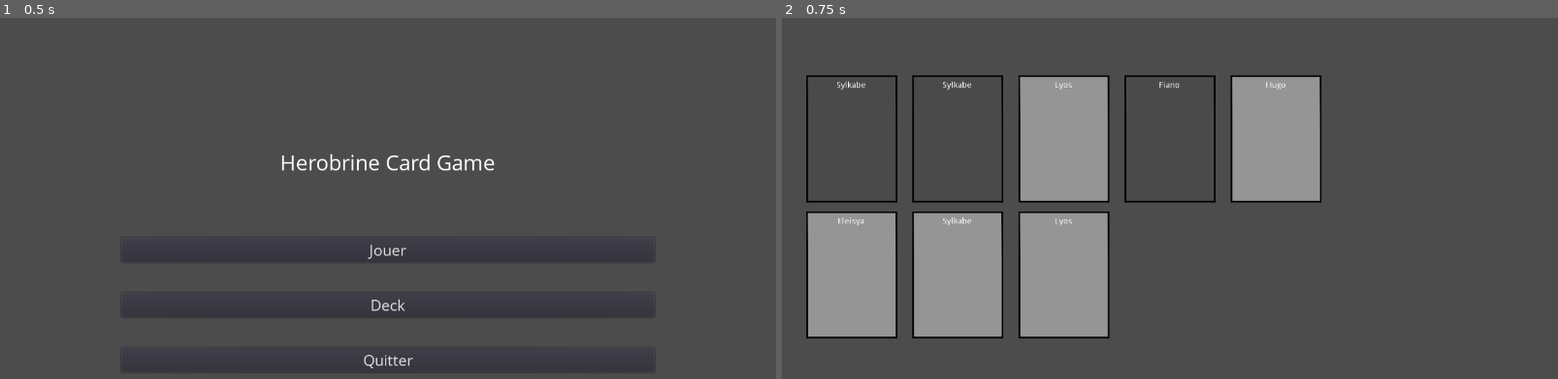
Above: before the commit, frames 1-2 (left to right).
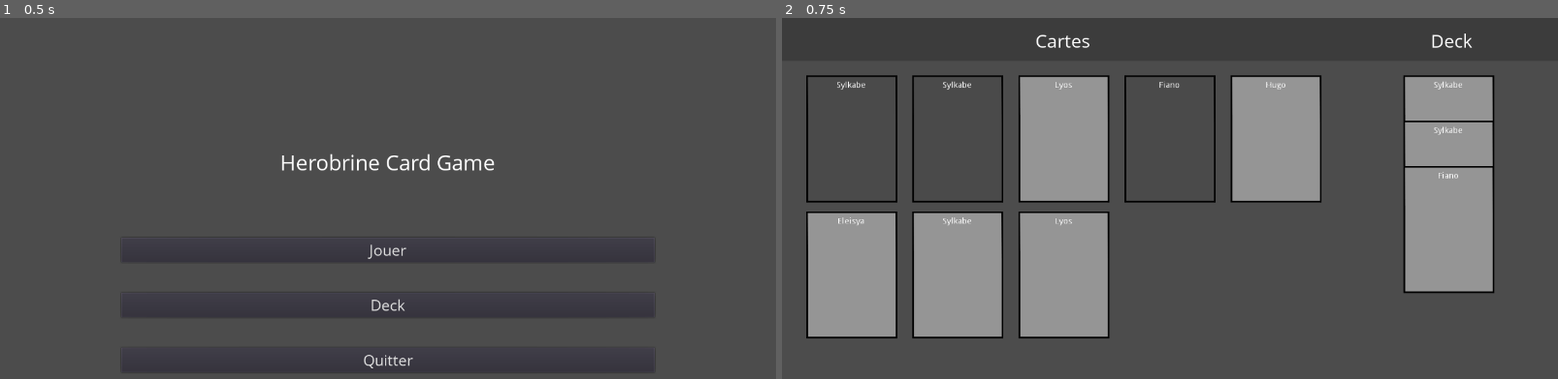
Above: after the commit, the same moments.

Repository: AlexisHuvier/HerobrineCardGame
Game: Godot game, scene res://Main.tscn
Same seed, same stepped clock (60 frames per second), same inputs: the game is played once before the commit and once after it.
Inputs:
- Up to frame 1 (0.5 s): no input
- Up to frame 2 (0.75 s): click "Deck" at 0.5 s

Frame 1 is identical in both runs. In frame 2, 7.0% of the frame differs, in the area x 32-92%, y 4-77%.
Error before the commit: Attempt to call function 'add_child' in base 'null instance' on a null instance. (res://Scripts/Deck.gd:17)

Commit message:
Improve aesthetics of Deck

Diff:
--- a/Scenes/Deck.tscn
+++ b/Scenes/Deck.tscn
@@ -1,8 +1,53 @@
-[gd_scene load_steps=2 format=2]
+[gd_scene load_steps=8 format=2]
 
 [ext_resource path="res://Scripts/Deck.gd" type="Script" id=1]
+
+[sub_resource type="DynamicFontData" id=1]
+font_path = "res://Assets/OpenSans-Regular.ttf"
+
+[sub_resource type="DynamicFont" id=2]
+size = 30
+font_data = SubResource( 1 )
+
+[sub_resource type="DynamicFontData" id=3]
+font_path = "res://Assets/OpenSans-Regular.ttf"
+
+[sub_resource type="DynamicFont" id=4]
+size = 30
+font_data = SubResource( 3 )
 
 [node name="Deck" type="Node2D"]
 script = ExtResource( 1 )
 
 [node name="Cards" type="Node2D" parent="."]
+
+[node name="DeckCards" type="Node2D" parent="."]
+
+[node name="ColorRect" type="ColorRect" parent="."]
+margin_right = 1281.0
+margin_bottom = 71.0
+color = Color( 0.239216, 0.239216, 0.239216, 1 )
+__meta__ = {
+"_edit_use_anchors_": false
+}
+
+[node name="DeckTitle" type="Label" parent="."]
+margin_left = 1070.0
+margin_top = 16.0
+margin_right = 1139.0
+margin_bottom = 58.0
+custom_fonts/font = SubResource( 2 )
+text = "Deck"
+__meta__ = {
+"_edit_use_anchors_": false
+}
+
+[node name="CardsTitle" type="Label" parent="."]
+margin_left = 418.0
+margin_top = 16.0
+margin_right = 508.0
+margin_bottom = 58.0
+custom_fonts/font = SubResource( 4 )
+text = "Cartes"
+"_edit_use_anchors_": false
+}
